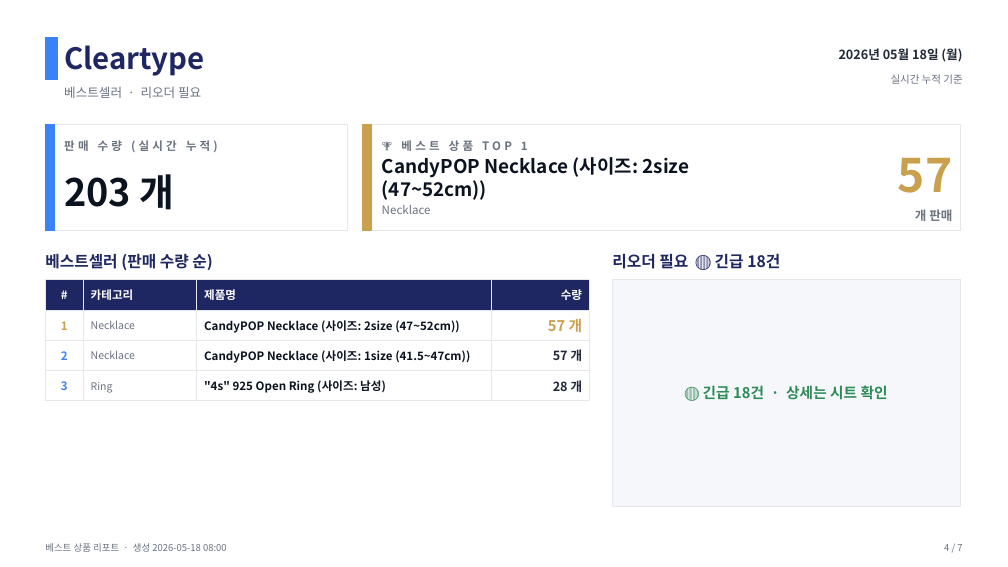
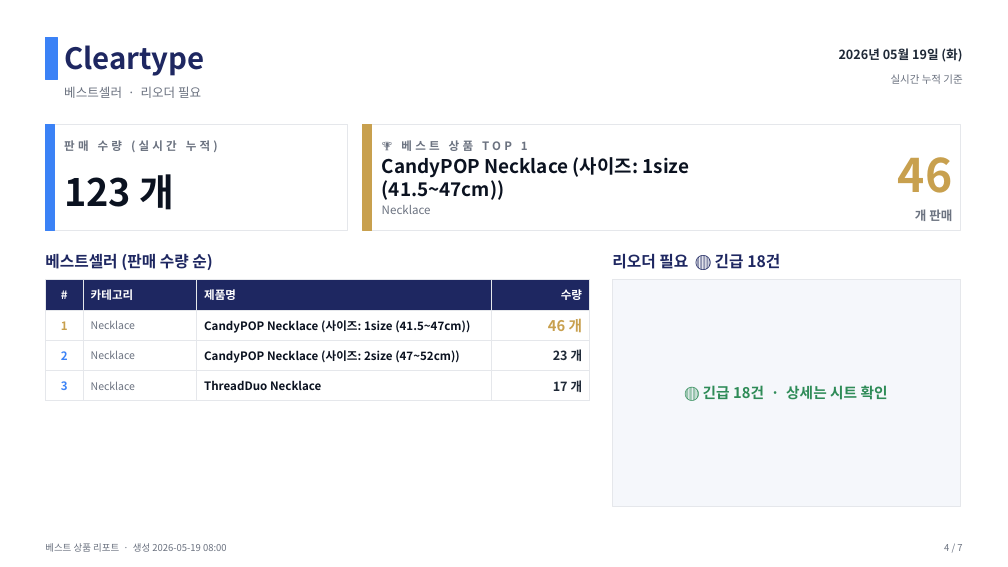
Before and after one commit to j65209/Brightbeed, a slide deck: slide 4 of data/sales-report.pptx. Drawn at 1008x567 pixels with LibreOffice and Linux fonts; fonts in the diff are those of the drawing. Boxes give left, top, right and bottom in pixels: in the first picture for what was removed or moved away, otherwise in the second. Text is boxed around its words. In the diff, an @@ line names an element or a change of style, - is before the commit and + after.

```diff
--- a/data/sales-report.pptx
+++ b/data/sales-report.pptx
@@ text at (839, 48, 962, 62): text changed @@
-2026년 05월 18일 (월)
+2026년 05월 19일 (화)
@@ text at (64, 174, 175, 210): text changed @@
-203 개
+123 개
@@ text at (382, 157, 690, 200): text changed @@
-CandyPOP Necklace (사이즈: 2size (47~52cm))
+CandyPOP Necklace (사이즈: 1size (41.5~47cm))
@@ text at (898, 157, 953, 193): text changed @@
-57
+46
@@ table at (45, 280, 590, 396) @@
-row 2, column 3: CandyPOP Necklace (사이즈: 2size (47~52cm))
+row 2, column 3: CandyPOP Necklace (사이즈: 1size (41.5~47cm))
-row 2, column 4: 57 개
+row 2, column 4: 46 개
-row 3, column 3: CandyPOP Necklace (사이즈: 1size (41.5~47cm))
+row 3, column 3: CandyPOP Necklace (사이즈: 2size (47~52cm))
-row 3, column 4: 57 개
+row 3, column 4: 23 개
-row 4: 3 | Ring | "4s" 925 Open Ring (사이즈: 남성) | 28 개
+row 4: 3 | Necklace | ThreadDuo Necklace | 17 개
```
Also in this commit, not shown: 6 other slides changed.
